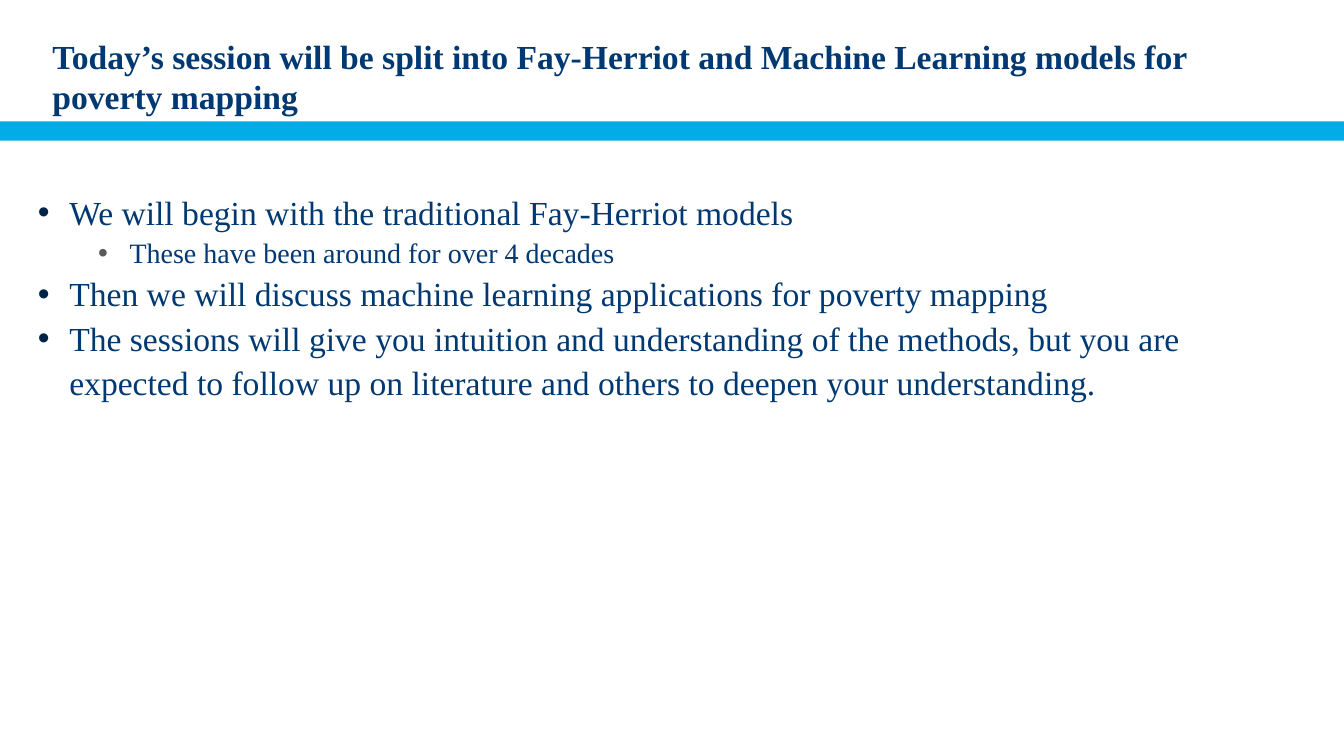
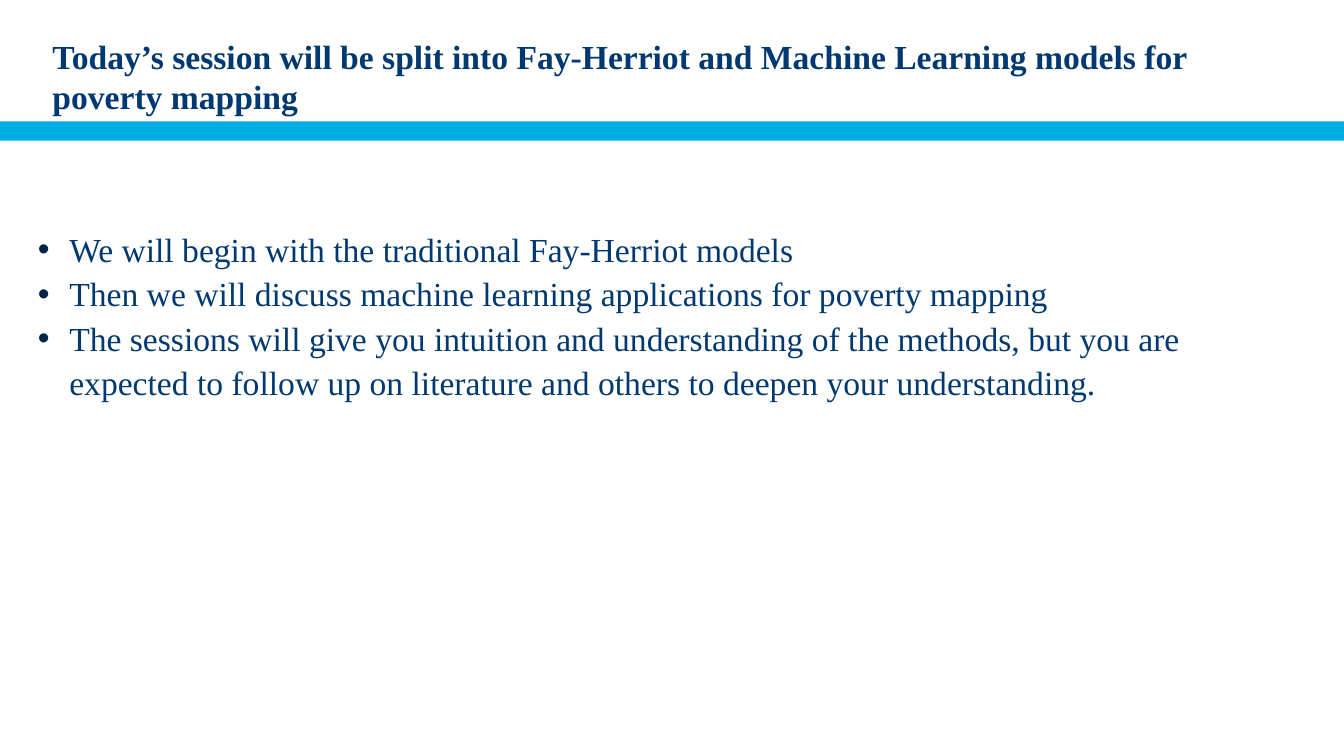
Before and after one commit to pcorralrodas/wb_sae_training, a slide deck: slide 5 of 02.Area_level_models/03.presentation/Off_census_years_sae.pptx. Drawn at 1344x756 pixels with LibreOffice and Linux fonts; fonts in the diff are those of the drawing; background and template pictures are left out. Boxes give left, top, right and bottom in pixels: in the first picture for what was removed or moved away, otherwise in the second. Text is boxed around its words. In the diff, an @@ line names an element or a change of style, - is before the commit and + after.

```diff
--- a/02.Area_level_models/03.presentation/Off_census_years_sae.pptx
+++ b/02.Area_level_models/03.presentation/Off_census_years_sae.pptx
@@ text at <box>130,243,615,264</box>: paragraph removed @@
-      • These have been around for over 4 decades
```
Also in this commit, not shown: 10 other slides changed, 1 slide added, 1 slide removed.
